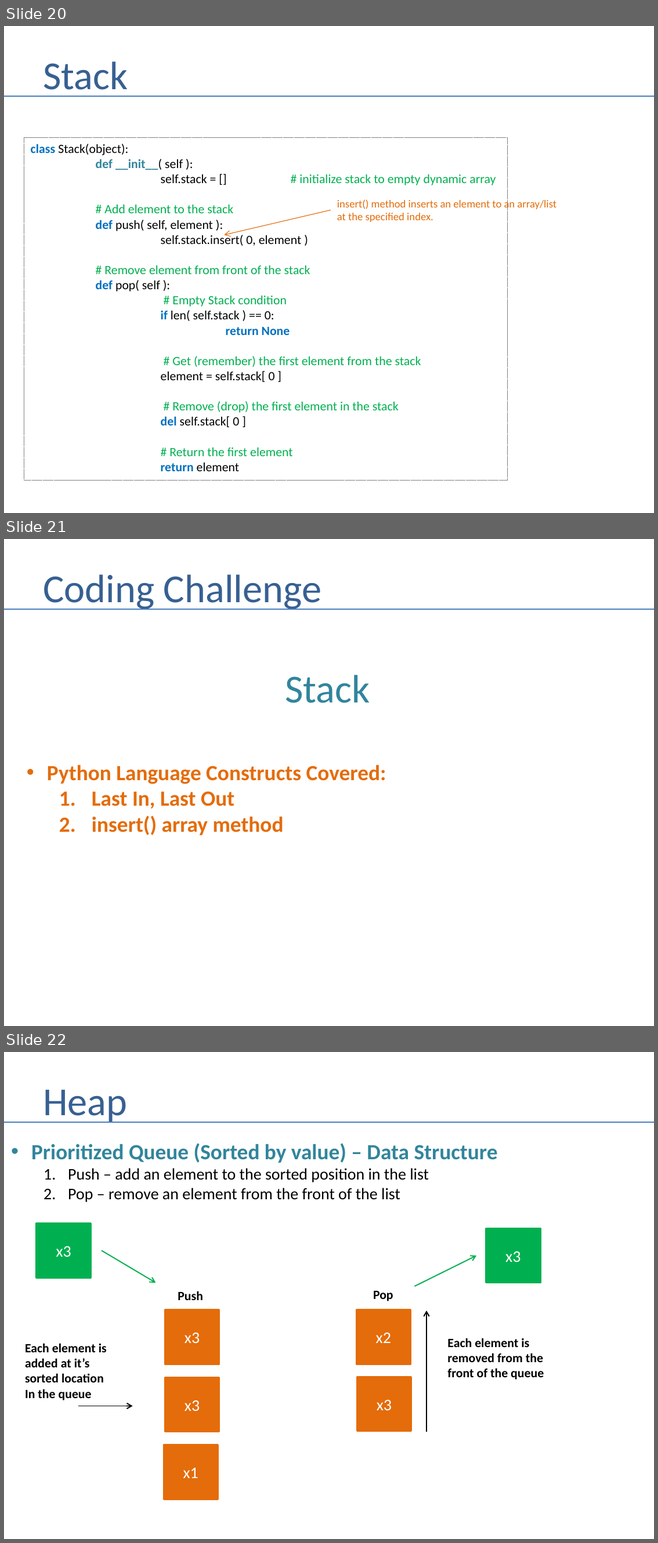
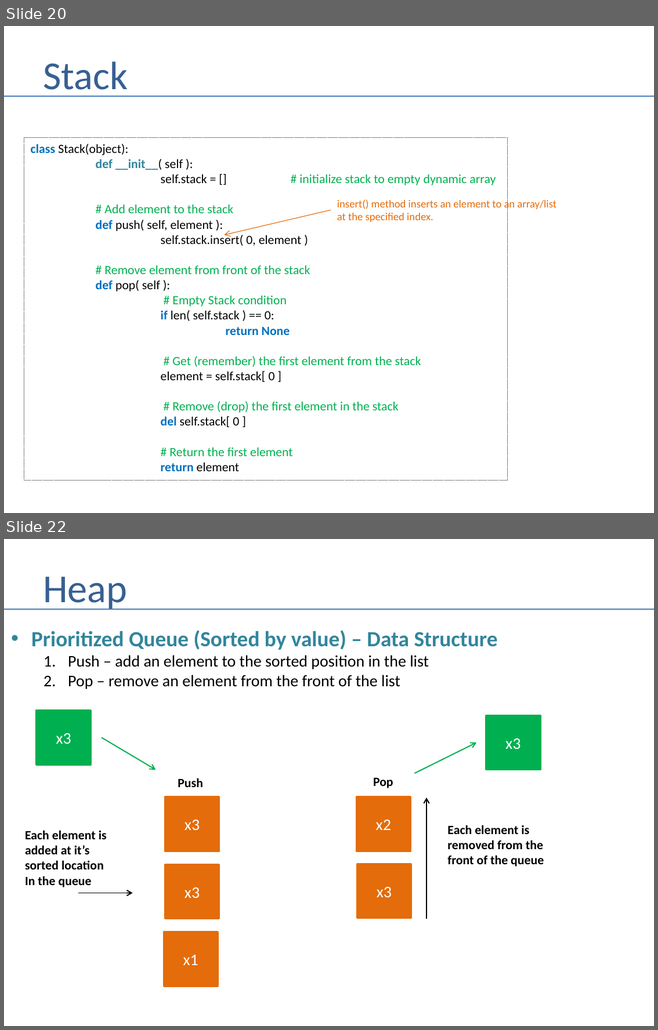
Before and after one commit to andrewferlitsch/Portland-Data-Science-Group, a slide deck: Presentations/Whiteboarding.pptx. Shown one above the other, each under a label of ours: slides 20, 21 and 22 before the commit, slides 20 and 22 after it; the slides between them are not shown. The pictures are 658x1543 and 658x1030 pixels, drawn with LibreOffice and Linux fonts; fonts in the diff are those of the drawing. Boxes give left, top, right and bottom in pixels: in the first picture for what was removed or moved away, otherwise in the second. Text is boxed around its words. In the diff, an @@ line names an element or a change of style, - is before the commit and + after.

```diff
--- a/Presentations/Whiteboarding.pptx
+++ b/Presentations/Whiteboarding.pptx
@@ slide 21 removed at (x1=4, y1=539, x2=654, y2=1026), background #FFFFFF @@
@@ title removed at (x1=43, y1=574, x2=321, y2=610) @@
-Coding Challenge
@@ line removed from (4, 609) to (654, 609) @@
@@ text removed at (x1=285, y1=675, x2=369, y2=703) @@
-Stack
@@ text removed at (x1=47, y1=765, x2=386, y2=835) @@
-• Python Language Constructs Covered:
-  1. Last In, Last Out
-  2. insert() array method
```
Also in this commit, not shown: 3 slides changed.
